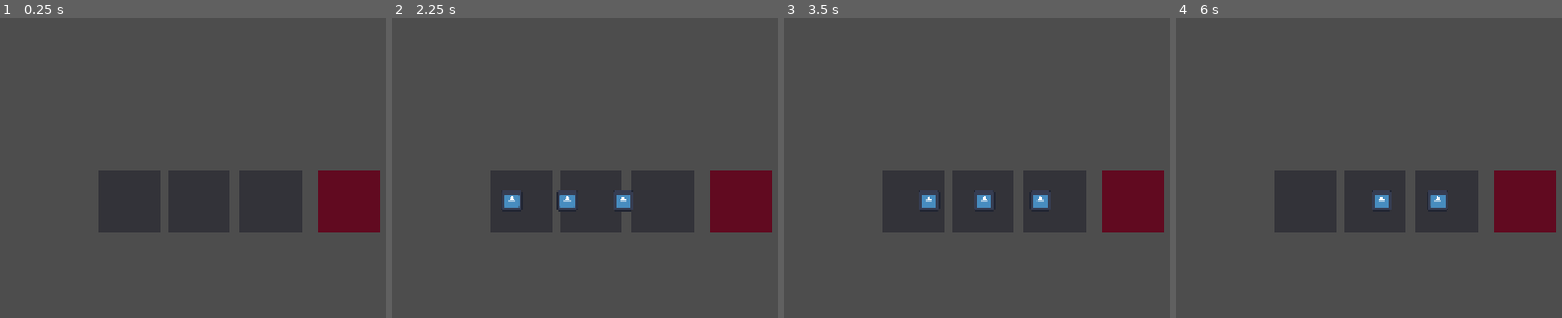
Above: before the commit, frames 1-4 (left to right).
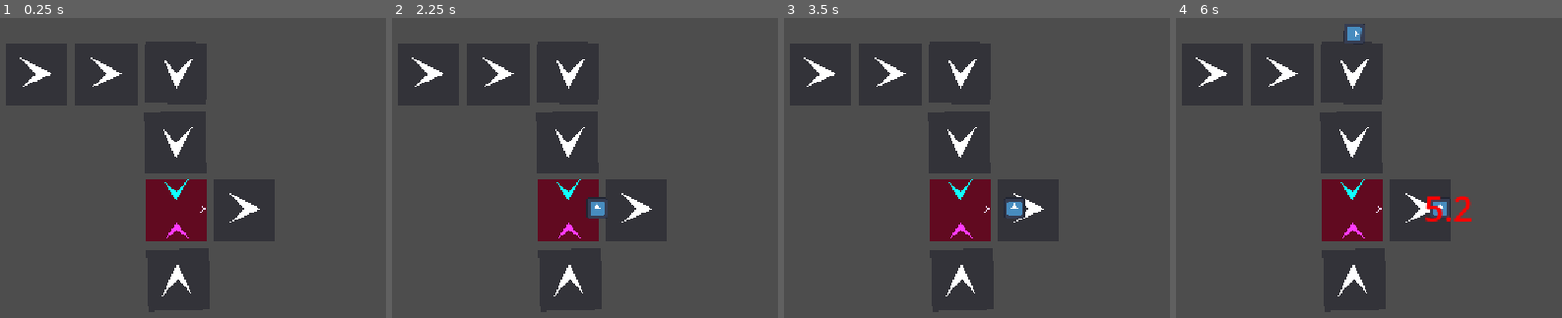
Above: after the commit, the same moments.

Repository: PouchyCorp/GameJam-MaillonFaible
Game: Godot game, scene res://main_scene.tscn
Same seed, same stepped clock (60 frames per second), same inputs: the game is played once before the commit and once after it. The engine's default icon, where the game draws it, is replaced by a stand-in: a white triangle on a blue panel in a dark square.
Inputs (mouse positions are in pixels of both pictures, inside the frame that each line leads up to):
- Up to frame 1 (0.25 s): no input
- Up to frame 2 (2.25 s): tap Enter at 0.5 s; move the mouse to (519, 201) at 0.52 s; click (519, 201) at 0.67 s; tap Space at 1.25 s; move the mouse to (592, 201) at 1.27 s; click (592, 201) at 1.42 s; move the mouse to (662, 201) at 2.02 s; click (662, 201) at 2.17 s
- Up to frame 3 (3.5 s): move the mouse to (1027, 279) at 2.77 s; click (1027, 279) at 2.92 s
- Up to frame 4 (6 s): move the mouse to (outside the picture) at 3.52 s; click (outside the picture) at 3.67 s; move the mouse to (1222, 126) at 4.27 s; click (1222, 126) at 4.42 s; move the mouse to (1500, 192) at 5.02 s; click (1500, 192) at 5.17 s; move the mouse to (1341, 81) at 5.77 s; click (1341, 81) at 5.92 s

The runs differ from the first frame. In frame 1, 29% of the frame differs, in the area x 1-99%, y 7-99%; in frame 2, 29%; in frame 3, 29%; in frame 4, 30%, in the area x 1-99%, y 1-99%.

Commit message:
contraption progress

Diff:
--- /dev/null
+++ b/Globals/constants.gd
@@ -0,0 +1,12 @@
+extends Node
+
+var MachineSpeed = 3.0;
+
+var DropTime = 6.0;
+
+enum Sides {
+    LEFT,
+    RIGHT,
+    FRONT,
+    BACK
+}
--- a/contraption.gd
+++ b/contraption.gd
@@ -2,12 +2,13 @@
 
 class_name Contraption
 
-func append_item(item: Item):
+func append_item(item: Item, side: Constants.Sides) -> void:
 	# This function is meant to be overridden by subclasses
 	print("this is a generic contraption, you should not see this. item :", item)
 	pass
 
-func can_append_item(item: Item) -> bool:
+func can_append_item(item: Item, side: Constants.Sides) -> bool:
 	# This function is meant to be overridden by subclasses
 	print("this is a generic contraption, you should not see this. item :", item)
+	print("side :", side)
 	return false
--- a/conveyor.gd
+++ b/conveyor.gd
@@ -1,37 +1,93 @@
 extends Contraption
 class_name Conveyor
 
-@export
-var speed: float = 3; # Seconds needed for a item to go from one end to the other
+
 @export
 var frontContraption: Contraption = null
+@export
+var frontContraptionSide: Constants.Sides = Constants.Sides.BACK
 
 var itemsNodes: Array = []
 
+var dropTimer: Timer = null
+var drop_time_label: Label = null
+var pending_drop_parent: PathFollow2D = null
+var pending_drop_item: Item = null
+
 signal dropped_item(item: Item)
 
-func can_append_item(item: Item) -> bool:
+func can_append_item(item: Item, side: Constants.Sides) -> bool:
 	if item == null:
 		return false
 
+	if side == Constants.Sides.FRONT:
+		return false
+
+	if (side == Constants.Sides.LEFT or side == Constants.Sides.RIGHT):
+		if (itemsNodes.size() > 0 and itemsNodes[0].progress < item.get_meta("size") * 2):
+			return false
+
 	#if there is already a PathFollow2D node with less than 50% progress, it would overlap with the previous one
-	if (%MainPath.get_child_count() > 0 and itemsNodes[0].progress < item.get_meta("size")):
+	if (side == Constants.Sides.BACK and itemsNodes.size() > 0 and itemsNodes[0].progress < item.get_meta("size")):
 		return false
 
 	return true
 
-func append_item(item: Item) -> void:
+func append_item(item: Item, side: Constants.Sides) -> void:
 	# Add the item with a fresh PathFollow2D node to the conveyor
 	var pathFollow: PathFollow2D = PathFollow2D.new()
 	pathFollow.loop = false
 	%MainPath.add_child(pathFollow)
 	pathFollow.add_child(item)
-	pathFollow.progress_ratio = 0
-
-
 
 	pathFollow.h_offset = -item.get_meta("size") / 2
 	itemsNodes.insert(0, pathFollow)
+
+	if (side == Constants.Sides.BACK):
+		pathFollow.progress_ratio = 0
+	elif (side == Constants.Sides.LEFT or side == Constants.Sides.RIGHT):
+		pathFollow.progress_ratio = 0.5
+
+func _ready() -> void:
+	dropTimer = Timer.new()
+	dropTimer.one_shot = true
+	dropTimer.wait_time = Constants.DropTime
+	dropTimer.timeout.connect(_on_drop_timer_timeout)
+	add_child(dropTimer)
+
+	drop_time_label = %DropLabel
+
+func start_drop_process(parent: Node, itemNode: Item) -> void:
+	if parent == null or itemNode == null:
+		return
+
+	if dropTimer.is_stopped() == false:
+		return
+
+	pending_drop_parent = parent as PathFollow2D
+	pending_drop_item = itemNode
+	dropTimer.start()
+
+
+func _on_drop_timer_timeout() -> void:
+	if pending_drop_parent == null or pending_drop_item == null:
+		return
+
+	if is_instance_valid(pending_drop_parent) and is_instance_valid(pending_drop_item) and pending_drop_item.get_parent() == pending_drop_parent:
+		pending_drop_parent.remove_child(pending_drop_item)
+
+	if is_instance_valid(pending_drop_parent):
+		var item_index = itemsNodes.find(pending_drop_parent)
+		if item_index >= 0:
+			itemsNodes.remove_at(item_index)
+		pending_drop_parent.queue_free()
+
+	if is_instance_valid(pending_drop_item):
+		emit_signal("dropped_item", pending_drop_item)
+		pending_drop_item.queue_free()
+
+	pending_drop_parent = null
+	pending_drop_item = null
 
 func _process(delta: float) -> void:
 	for i in range(itemsNodes.size()):
@@ -46,24 +102,41 @@
 				if (nextPathFollow.progress - pathFollow.progress < itemNode.get_meta("size")):
 					continue
 			# interpolation from 0 to 1 based on speed and delta time
-			pathFollow.progress_ratio += delta / speed
+			pathFollow.progress_ratio += delta / Constants.MachineSpeed
 
 			# at the end of the conveyor, we either pass the item to the next contraption or drop it
 			if pathFollow.progress_ratio >= 1:
 				if (frontContraption != null):
-					if (!frontContraption.can_append_item(itemNode)):
-						pass
-						# if the next contraption is full, we start a countdown
-						# TODO: Implement countdown
+					if (!frontContraption.can_append_item(itemNode, frontContraptionSide)):
+						# if the front contraption cannot accept the item, we drop it after a delay
+
+						start_drop_process(pathFollow, itemNode)
 					else:
+
+						if dropTimer.is_stopped() == false:
+							dropTimer.stop()
+							pending_drop_parent = null
+							pending_drop_item = null
+
 						pathFollow.remove_child(itemNode)
 						pathFollow.queue_free()
 						itemsNodes.remove_at(i)
-						frontContraption.append_item(itemNode)
+						frontContraption.append_item(itemNode, frontContraptionSide)
 				else:
-					pass
-					#pathFollow.queue_free()
-					emit_signal("dropped_item", itemNode)
+					# if there is no front contraption, we drop the item after a delay
+					start_drop_process(pathFollow, itemNode)
+
+
+
+	if dropTimer.is_stopped() == false:
+		drop_time_label.visible = true
+		drop_time_label.text = str(round(dropTimer.time_left*10)/10)
+
+		# Update the progress bar offset position
+		#drop_time_label.position.x = position.x
+		#drop_time_label.position.y = position.y
+	else:
+		drop_time_label.visible = false
 
 
 func _on_area_2d_input_event(_viewport: Node, event: InputEvent, _shape_idx: int) -> void:
@@ -73,6 +146,5 @@
 		var scene: PackedScene = preload("res://item.tscn")
 		var item: Node2D = scene.instantiate() as Node2D
 
-		print("item :", item)
 		if item != null:
-			append_item(item)
+			append_item(item, Constants.Sides.BACK)
--- a/conveyor.tscn
+++ b/conveyor.tscn
@@ -3,6 +3,7 @@
 [ext_resource type="Script" uid="uid://c2ovf46vb581c" path="res://conveyor.gd" id="1_be0bl"]
 
 [sub_resource type="RectangleShape2D" id="RectangleShape2D_e7js5"]
+size = Vector2(90, 91)
 
 [sub_resource type="Curve2D" id="Curve2D_be0bl"]
 _data = {
@@ -13,17 +14,28 @@
 [sub_resource type="RectangleShape2D" id="RectangleShape2D_xm45u"]
 size = Vector2(90, 91)
 
+[sub_resource type="LabelSettings" id="LabelSettings_be0bl"]
+font_size = 50
+font_color = Color(1, 0, 0, 1)
+
 [node name="Conveyor" type="StaticBody2D" unique_id=886386989]
 script = ExtResource("1_be0bl")
 metadata/_custom_type_script = "uid://c2ovf46vb581c"
 
 [node name="CollisionShape2D" type="CollisionShape2D" parent="." unique_id=928395063]
+position = Vector2(0, 2.5)
 shape = SubResource("RectangleShape2D_e7js5")
 
 [node name="Polygon2D" type="Polygon2D" parent="." unique_id=2097960051]
 color = Color(0.2, 0.2, 0.22352941, 1)
 polygon = PackedVector2Array(-45, -43, -45, 48, 45, 48, 45, -43)
 uv = PackedVector2Array(-167, -39, -169, 51, -82, 51, -79, -40)
+
+[node name="Polygon2D2" type="Polygon2D" parent="." unique_id=1360691989]
+position = Vector2(30, -14)
+scale = Vector2(0.40833333, 0.31944445)
+polygon = PackedVector2Array(-136, -32.000004, -16, 47.999992, -127.99994, 112, -72, 48)
+uv = PackedVector2Array(-136, -32.000004, -16, 47.999992, -127.99994, 112, -72, 48)
 
 [node name="MainPath" type="Path2D" parent="." unique_id=1686482513]
 unique_name_in_owner = true
@@ -35,4 +47,13 @@
 position = Vector2(0, 2.5)
 shape = SubResource("RectangleShape2D_xm45u")
 
+[node name="DropLabel" type="Label" parent="." unique_id=1023587248]
+unique_name_in_owner = true
+z_index = 20
+offset_left = 5.0
+offset_top = -34.0
+offset_right = 45.0
+offset_bottom = 35.0
+label_settings = SubResource("LabelSettings_be0bl")
+
 [connection signal="input_event" from="Area2D" to="." method="_on_area_2d_input_event"]
--- a/discombobulator.gd
+++ b/discombobulator.gd
@@ -3,33 +3,64 @@
 
 
 @export
-var processing_time: float = 1.0 # Seconds needed for a item to be processed
+var processing_item_left: Item = null
 @export
-var processing_item_1: Item = null
-@export
-var processing_item_2: Item = null
+var processing_item_right: Item = null
 @export
 var frontContraption: Contraption = null
-
+@export
+var frontContraptionSide: Constants.Sides = Constants.Sides.BACK
 var product_item_buffer: Item = null
 
-func can_append_item(_item: Item) -> bool:
-	if (processing_item_1 != null and processing_item_2 != null) or product_item_buffer != null:
+var processingTimer : Timer = null
+var dropTimer: Timer = null
+var dropLabel: Label = null
+var waitingForPair: bool = false
+
+func can_append_item(_item: Item, side: Constants.Sides) -> bool:
+	if product_item_buffer != null:
 		return false
-	return true
+
+	if side == Constants.Sides.LEFT:
+		return processing_item_left == null
+	elif side == Constants.Sides.RIGHT:
+		return processing_item_right == null
+	else:
+		return false
 
 func try_push_out_item()-> void:
 	if (frontContraption == null):
-		# TODO : Implement dropping the item if there is no front contraption
+		start_drop_process()
 		return
 
-	if (frontContraption.can_append_item(product_item_buffer)):
+	if (frontContraption.can_append_item(product_item_buffer, frontContraptionSide)):
+		if dropTimer.is_stopped() == false:
+			dropTimer.stop()
 		# no need remove item parent here
-		frontContraption.append_item(product_item_buffer)
+		frontContraption.append_item(product_item_buffer, frontContraptionSide)
 		product_item_buffer = null
+	else:
+		start_drop_process()
+
+
+func start_drop_process() -> void:
+	if dropTimer.is_stopped() == false:
+		return
+
+
+	if dropTimer.is_stopped() == true:
+		dropTimer.start()
 
 
 func _ready() -> void:
+	processingTimer = get_node("Timer")
+	dropTimer = Timer.new()
+	dropTimer.one_shot = true
+	dropTimer.wait_time = Constants.DropTime
+	dropTimer.timeout.connect(_on_drop_timer_timeout)
+	add_child(dropTimer)
+
+	dropLabel = %DropLabel
 	pass
 
 
@@ -37,25 +68,64 @@
 	if product_item_buffer != null:
 		try_push_out_item()
 
-func append_item(item: Item) -> void:
-	if processing_item_1 == null:
-		processing_item_1 = item
-	elif processing_item_2 == null:
-		processing_item_2 = item
+	if processingTimer.is_stopped() == false:
+		var progress = processingTimer.time_left / processingTimer.wait_time
+		var progress_bar = %TextureProgressBar
 
-	if processing_item_1 != null and processing_item_2 != null:
-		# Start the processing timer if both items are present
-		var timer = get_node("Timer")
-		if timer != null:
-			timer.start()
+		progress_bar.value = progress * 100
+		# Update the progress bar offset position
+		progress_bar.position.x = position.x
+		progress_bar.position.y = position.y
 
+	if dropTimer.is_stopped() == false:
+		dropLabel.visible = true
+		dropLabel.text = str(round(dropTimer.time_left * 10) / 10)
+		dropLabel.position.x = position.x
+		dropLabel.position.y = position.y
+	else:
+		dropLabel.visible = false
+
+
+func append_item(item: Item, side: Constants.Sides) -> void:
+	if side == Constants.Sides.LEFT:
+		processing_item_left = item
+	else:
+		processing_item_right = item
+
+	if processing_item_left != null and processing_item_right != null:
+		# Both items are present: process them.
+		waitingForPair = false
+		processingTimer.wait_time = Constants.MachineSpeed
+		if processingTimer != null:
+			processingTimer.start()
+	else:
+		# A single item is waiting for its pair. If the pair does not arrive in time,
+		# the item is ejected unprocessed.
+		waitingForPair = true
+		processingTimer.wait_time = Constants.DropTime
+		if processingTimer != null:
+			processingTimer.start()
 
 
 
 func _on_timer_timeout() -> void:
+	if waitingForPair:
+		var waiting_item: Item = null
+		if processing_item_left != null:
+			waiting_item = processing_item_left
+			processing_item_left = null
+		elif processing_item_right != null:
+			waiting_item = processing_item_right
+			processing_item_right = null
+
+		waitingForPair = false
+		if waiting_item != null:
+			product_item_buffer = waiting_item
+		return
+
 	# free the two items if they are not null
-	if processing_item_1 == null or processing_item_2 == null:
-		push_error("Processing timer timeout called but one or both items are null.")
+	if processing_item_left == null or processing_item_right == null:
+		push_error("Processing processingTimer timeout called but one or both items are null.")
 		return
 
 
@@ -64,6 +134,16 @@
 	var scene: PackedScene = preload("res://item.tscn")
 	var placeholder_product: Item = scene.instantiate() as Item
 
+	processingTimer.stop()
+
 	product_item_buffer = placeholder_product
-	processing_item_1.queue_free()
-	processing_item_2.queue_free()
+	processing_item_left.queue_free()
+	processing_item_right.queue_free()
+	processing_item_left = null
+	processing_item_right = null
+
+
+func _on_drop_timer_timeout() -> void:
+	if product_item_buffer != null:
+		product_item_buffer.queue_free()
+		product_item_buffer = null
--- a/discombobulator.tscn
+++ b/discombobulator.tscn
@@ -3,14 +3,22 @@
 [ext_resource type="Script" uid="uid://c245mxlsbjwip" path="res://discombobulator.gd" id="1_r8xb1"]
 
 [sub_resource type="RectangleShape2D" id="RectangleShape2D_62myk"]
+size = Vector2(90, 91)
 
 [sub_resource type="RectangleShape2D" id="RectangleShape2D_stq56"]
 size = Vector2(90, 91)
+
+[sub_resource type="PlaceholderTexture2D" id="PlaceholderTexture2D_rrs4q"]
+
+[sub_resource type="LabelSettings" id="LabelSettings_r8xb1"]
+font_size = 50
+font_color = Color(1, 0, 0, 1)
 
 [node name="Discombobulator" type="StaticBody2D" unique_id=1695691332]
 script = ExtResource("1_r8xb1")
 
 [node name="CollisionShape2D" type="CollisionShape2D" parent="." unique_id=1000933227]
+position = Vector2(0, 2.5)
 shape = SubResource("RectangleShape2D_62myk")
 
 [node name="Polygon2D" type="Polygon2D" parent="." unique_id=1130119059]
@@ -30,4 +38,49 @@
 [node name="Timer" type="Timer" parent="." unique_id=2144427539]
 one_shot = true
 
+[node name="TextureProgressBar" type="TextureProgressBar" parent="Timer" unique_id=1868520180]
+unique_name_in_owner = true
+z_index = 10
+offset_left = -20.0
+offset_top = -20.0
+offset_right = 20.0
+offset_bottom = 20.0
+fill_mode = 4
+nine_patch_stretch = true
+texture_progress = SubResource("PlaceholderTexture2D_rrs4q")
+
+[node name="Polygon2D3" type="Polygon2D" parent="." unique_id=1161991292]
+position = Vector2(-1.1920929e-07, 31.000002)
+rotation = -1.5707964
+scale = Vector2(0.27255684, 0.3264023)
+color = Color(1, 0.22745098, 1, 1)
+polygon = PackedVector2Array(-56.00003, -56, 39.99991, 9.536743e-06, -48.00009, 56.000008, -3.0517578e-05, 9.536743e-06)
+uv = PackedVector2Array(-176, -32, -80.00006, 24.000008, -168.00006, 80.00001, -120, 24.000008)
+
+[node name="Polygon2D4" type="Polygon2D" parent="." unique_id=1070054403]
+position = Vector2(-1.0000002, -25.000002)
+rotation = 1.5707964
+scale = Vector2(0.33074254, 0.31868383)
+color = Color(0.06666667, 1, 1, 1)
+polygon = PackedVector2Array(-56.00003, -56, 39.99991, 9.536743e-06, -48.00009, 56.000008, -3.0517578e-05, 9.536743e-06)
+uv = PackedVector2Array(-176, -32, -80.00006, 24.000008, -168.00006, 80.00001, -120, 24.000008)
+
+[node name="Polygon2D5" type="Polygon2D" parent="." unique_id=1946991358]
+position = Vector2(38.000008, 0)
+rotation = 0.007245589
+scale = Vector2(0.13045874, 0.13321444)
+skew = -0.0005186796
+color = Color(0.925496, 0.8419645, 0.97616, 1)
+polygon = PackedVector2Array(-56.00003, -56, 39.99991, 9.536743e-06, -48.00009, 56.000008, -3.0517578e-05, 9.536743e-06)
+uv = PackedVector2Array(-176, -32, -80.00006, 24.000008, -168.00006, 80.00001, -120, 24.000008)
+
+[node name="DropLabel" type="Label" parent="." unique_id=711769144]
+unique_name_in_owner = true
+z_index = 20
+offset_left = 5.0
+offset_top = -11.0
+offset_right = 45.0
+offset_bottom = 12.0
+label_settings = SubResource("LabelSettings_r8xb1")
+
 [connection signal="timeout" from="Timer" to="." method="_on_timer_timeout"]
--- a/main_scene.tscn
+++ b/main_scene.tscn
@@ -5,17 +5,39 @@
 
 [node name="Node2D" type="Node2D" unique_id=166482189]
 
-[node name="Node2D" parent="." unique_id=1695691332 instance=ExtResource("1_2c62f")]
-position = Vector2(671, 338)
+[node name="Node2D" parent="." unique_id=1695691332 node_paths=PackedStringArray("frontContraption") instance=ExtResource("1_2c62f")]
+position = Vector2(420, 350)
+frontContraption = NodePath("../Conveyor6")
 
 [node name="Conveyor" parent="." unique_id=1491902394 node_paths=PackedStringArray("frontContraption") instance=ExtResource("1_0f027")]
-position = Vector2(350, 338)
+position = Vector2(214, 151)
 frontContraption = NodePath("../Conveyor2")
 
-[node name="Conveyor2" parent="." unique_id=886386989 node_paths=PackedStringArray("frontContraption") instance=ExtResource("1_0f027")]
-position = Vector2(453, 338)
+[node name="Conveyor2" parent="." unique_id=1748429424 node_paths=PackedStringArray("frontContraption") instance=ExtResource("1_0f027")]
+position = Vector2(317, 151)
 frontContraption = NodePath("../Conveyor3")
+frontContraptionSide = 1
+
+[node name="Conveyor4" parent="." unique_id=886386989 node_paths=PackedStringArray("frontContraption") instance=ExtResource("1_0f027")]
+position = Vector2(420, 253)
+rotation = -4.7149954
+scale = Vector2(0.99999994, 0.99999994)
+frontContraption = NodePath("../Node2D")
+frontContraptionSide = 0
 
 [node name="Conveyor3" parent="." unique_id=1369742149 node_paths=PackedStringArray("frontContraption") instance=ExtResource("1_0f027")]
-position = Vector2(557, 338)
+position = Vector2(421, 150.99998)
+rotation = 1.594797
+frontContraption = NodePath("../Conveyor4")
+
+[node name="Conveyor5" parent="." unique_id=2077595634 node_paths=PackedStringArray("frontContraption") instance=ExtResource("1_0f027")]
+position = Vector2(420, 454)
+rotation = -1.5997559
+scale = Vector2(0.9999999, 0.9999999)
 frontContraption = NodePath("../Node2D")
+frontContraptionSide = 1
+
+[node name="Conveyor6" parent="." unique_id=884617592 instance=ExtResource("1_0f027")]
+position = Vector2(519.00006, 348.99997)
+rotation = -6.2856493
+scale = Vector2(0.99999994, 0.99999994)
--- a/project.godot
+++ b/project.godot
@@ -15,6 +15,10 @@
 config/features=PackedStringArray("4.7", "Forward Plus")
 config/icon="res://icon.svg"
 
+[autoload]
+
+Constants="*uid://c8xy0segayfaf"
+
 [display]
 
 window/stretch/mode="canvas_items"
Not shown, added: Globals/constants.gd.uid
